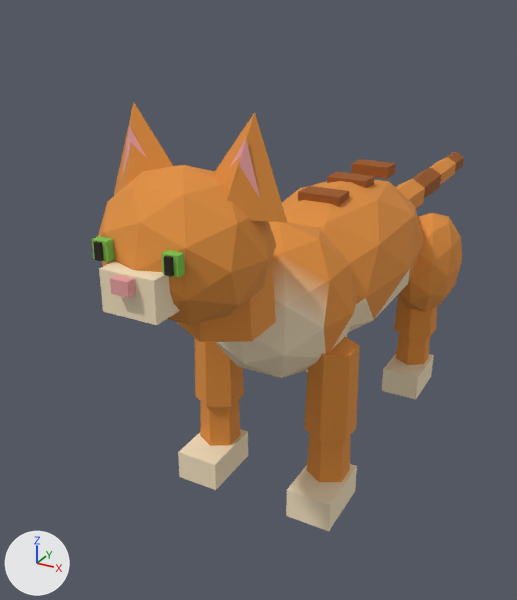
Two versions of the glTF model species/cat/model.glb, one commit apart.
The view is the same before and after, from a 50 mm camera at (0.317, -0.77, 0.527) aimed at (-0.099, -0.014, 0.149). The lights are fixed; the arrows at lower left show +X, +Y and +Z. The older version comes first. Vertices at exactly the same position are counted once.

In view in the first picture: 'Cat'.
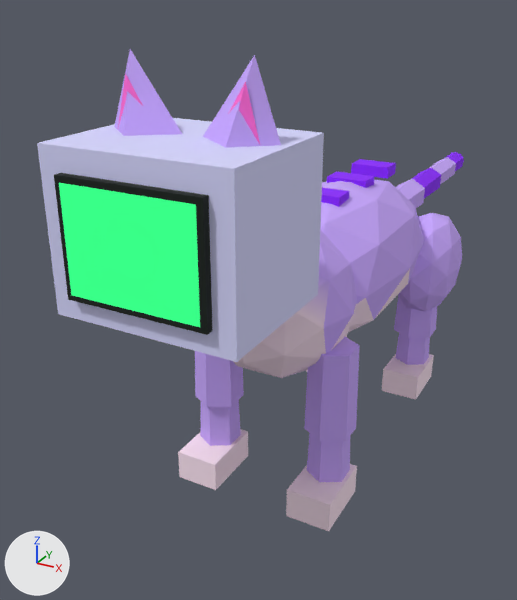
Pixel boxes (x1, y1, x2, y2) of what changed, in the pictures (517 x 600 px; the box of a moved part takes in the faces that stretch with it):
'Cat', reshaped (15% wider, 12% taller): before (92, 102, 464, 531); after (37, 49, 464, 531)
'Face', added (green): after (59, 183, 200, 327)
part 1 of me_mesh_0, added: after (37, 118, 324, 362)
part 2 of me_mesh_0, added: after (54, 173, 212, 335)
part 3 of me_mesh_0, moved or reshaped: before (214, 113, 288, 223); after (203, 55, 281, 148)
part 4 of me_mesh_0, moved or reshaped: before (230, 139, 260, 198); after (228, 82, 260, 144)
part 5 of me_mesh_0, moved or reshaped: before (114, 102, 173, 195); after (114, 49, 182, 136)
part 6 of me_mesh_0, moved or reshaped: before (122, 126, 147, 175); after (118, 73, 143, 127)
part 7 of me_mesh_0, deleted: before (92, 165, 276, 325)
part 8 of me_mesh_0, recoloured (lighter): (178, 152, 464, 531) in both

What changed in the scene script:
```text
Add mat_face:
    mat_face = bpy.data.materials.new('face')
    # nodes: BsdfTransparent, Emission, LightPath, MixShader, OutputMaterial
    # colours: green #39ff88
Change me_mesh_0:
    used by ob_cat; location = (0.0, 0.0, 0.0)
    remove me_mesh_0.from_pydata(...)  # 538 vertices, 920 faces; spans x -0.12..0.12, y -0.401..0.574, z 0.0..0.442
    add me_mesh_0.from_pydata(...)  # 464 vertices, 792 faces; spans x -0.12..0.12, y -0.387..0.574, z 0.0..0.482
    me_mesh_0 part 1: a new loose piece, a box spanning x -0.085..0.085, y -0.38..-0.24, z 0.28..0.42, in mat_cat_fur
    me_mesh_0 part 2: a new loose piece, a box spanning x -0.065..0.065, y -0.387..-0.375, z 0.3..0.4, in mat_cat_fur
    me_mesh_0 part 3: the loose piece of 6 vertices spanning x 0.005..0.084, y -0.332..-0.268, z 0.362..0.442 is moved by (0.0, 0.0, 0.04)
    me_mesh_0 part 4: the loose piece of 6 vertices spanning x 0.025..0.068, y -0.323..-0.297, z 0.372..0.425 is moved by (0.0, 0.0, 0.04)
    me_mesh_0 part 5: the loose piece of 6 vertices spanning x -0.084..-0.005, y -0.332..-0.268, z 0.362..0.442 is moved by (0.0, 0.0, 0.04)
    me_mesh_0 part 6: the loose piece of 6 vertices spanning x -0.068..-0.025, y -0.323..-0.297, z 0.372..0.425 is moved by (0.0, 0.0, 0.04)
    me_mesh_0 part 7: 7 loose pieces with 90 vertices, spanning x -0.075..0.075, y -0.401..-0.247, z 0.27..0.4, are deleted
    me_mesh_0 part 8: 736 kept faces spanning x -0.12..0.12, y -0.301..0.574, z 0.0..0.33 get new vertex colours
Add me_mesh_0_1:
    me_mesh_0_1.from_pydata([(-0.06, 0.0, 0.045), (0.06, 0.0, 0.045), (-0.06, 0.0, -0.045), (0.06, 0.0, -0.045)], [], [(0, 2, 1), (2, 3, 1)])
    me_mesh_0_1.materials.append(mat_face)
Add ob_face:
    ob_face = bpy.data.objects.new('Face', me_mesh_0_1)
    ob_face.location = (0.0, -0.388, 0.35)
```
